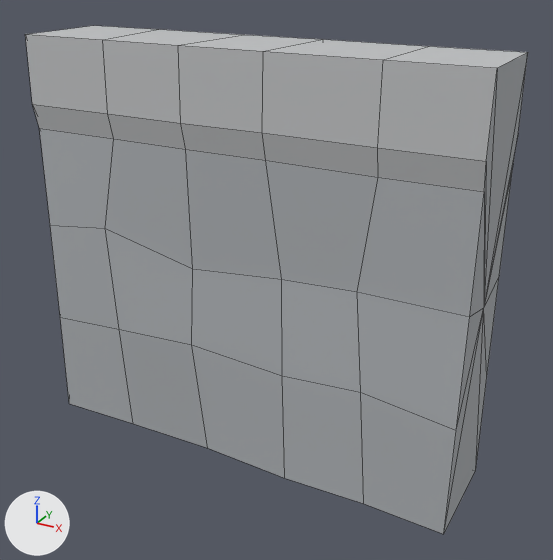
The FBX model Assets/Art/Walls/돌담_얇음.fbx: old version first, new version second.
Rendered twice from a camera (50 mm lens) standing at (4.73, -8.07, 6.56) and looking at (0.28, 0.03, 2.51). Lighting does not change. The marker at lower left points along +X, +Y and +Z. The first picture is the older version. Mesh edges are drawn as thin lines. Where no turn or scale is listed for an object, it has been applied to the vertices.

The first picture shows '돌담_얇음'.
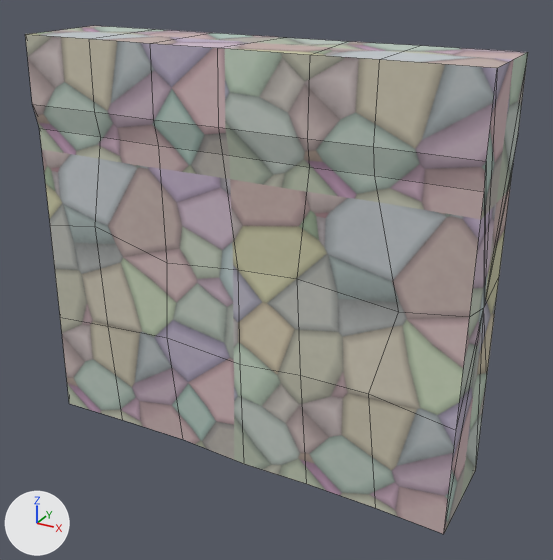
Changed parts and their boxes (x1, y1, x2, y2) in the pictures (553 x 560 px; the box of a moved part takes in the faces that stretch with it):
part 1 of me_돌담_얇음, moved or reshaped
    before: (178, 35, 323, 478)
    after: (150, 33, 348, 483)
part 2 of me_돌담_얇음, recoloured
    both: (39, 52, 528, 534)
part 3 of me_돌담_얇음, recoloured
    both: (25, 26, 527, 192)

Diff of the bpy script that builds the scene:
```diff
--- a/Assets/Art/Walls/돌담_얇음.fbx.py
+++ b/Assets/Art/Walls/돌담_얇음.fbx.py
@@ img_돌_막돌_png @@
+img_돌_막돌_png = load_image('돌_막돌.png', 'Textures/돌_막돌.png', 512, 512, 'sRGB')
@@ mat_돌_막돌 @@
+mat_돌_막돌 = principled_material('돌_막돌')
+mat_돌_막돌.texture = img_돌_막돌_png
+mat_돌_막돌.roughness = 0.9
@@ me_돌담_얇음 @@
 # used by ob_돌담_얇음; location = (0.0, 0.0, 0.0)
-me_돌담_얇음.from_pydata(...)  # 74 vertices, 79 faces; spans x -3.0..3.0, y -0.7..0.7, z 0.0..5.5
+me_돌담_얇음.from_pydata(...)  # 86 vertices, 90 faces; spans x -3.0..3.0, y -0.7..0.7, z 0.0..5.5
+# me_돌담_얇음 part 1
+# 11 faces are deleted
+# 5 vertices in x -0.61, y -0.7..-0.59, z 1.66..5.5 move by (-0.4, 0.0, 0.0)
+# 3 vertices in x -1.73, y -0.67..-0.6, z 4.29..5.5 move by (-0.21, 0.0, 0.0)
+# 3 vertices in x 0.49, y -0.67..-0.6, z 4.29..5.5 move by (0.57, -0.02, 0.0)
+# 3 vertices in x 1.87, y -0.69..-0.62, z 4.29..5.5 move by (-0.05, 0.03, 0.0)
+# 3 vertices in x -1.88, y 0.63..0.7, z 4.29..5.5 move by (-0.06, 0.0, 0.0)
+# 3 vertices in x -0.53, y 0.63..0.7, z 4.29..5.5 move by (-0.49, -0.01, 0.0)
+# 28 vertices move from x -1.96..1.93, y -0.7..0.7, z 0.0..5.5 to x -2.18..2.18, y -0.7..0.7, z 0.0..5.5
+# 12 vertices are added at x -0.19..0.17, y -0.69..0.7, z 0.0..5.5
+# 22 new faces join them
+# me_돌담_얇음 part 2: 48 faces spanning x -3.0..3.0, y -0.7..0.7, z 0.0..5.5 switch from mat_바위 (grey #adb1b5) to mat_돌_막돌 (picture img_돌_막돌_png)
+# me_돌담_얇음 part 3: 20 faces spanning x -3.0..3.0, y -0.69..0.7, z 4.29..5.5 switch from mat_갓돌 (light grey #bfc0c2) to mat_돌_막돌 (picture img_돌_막돌_png)
```
